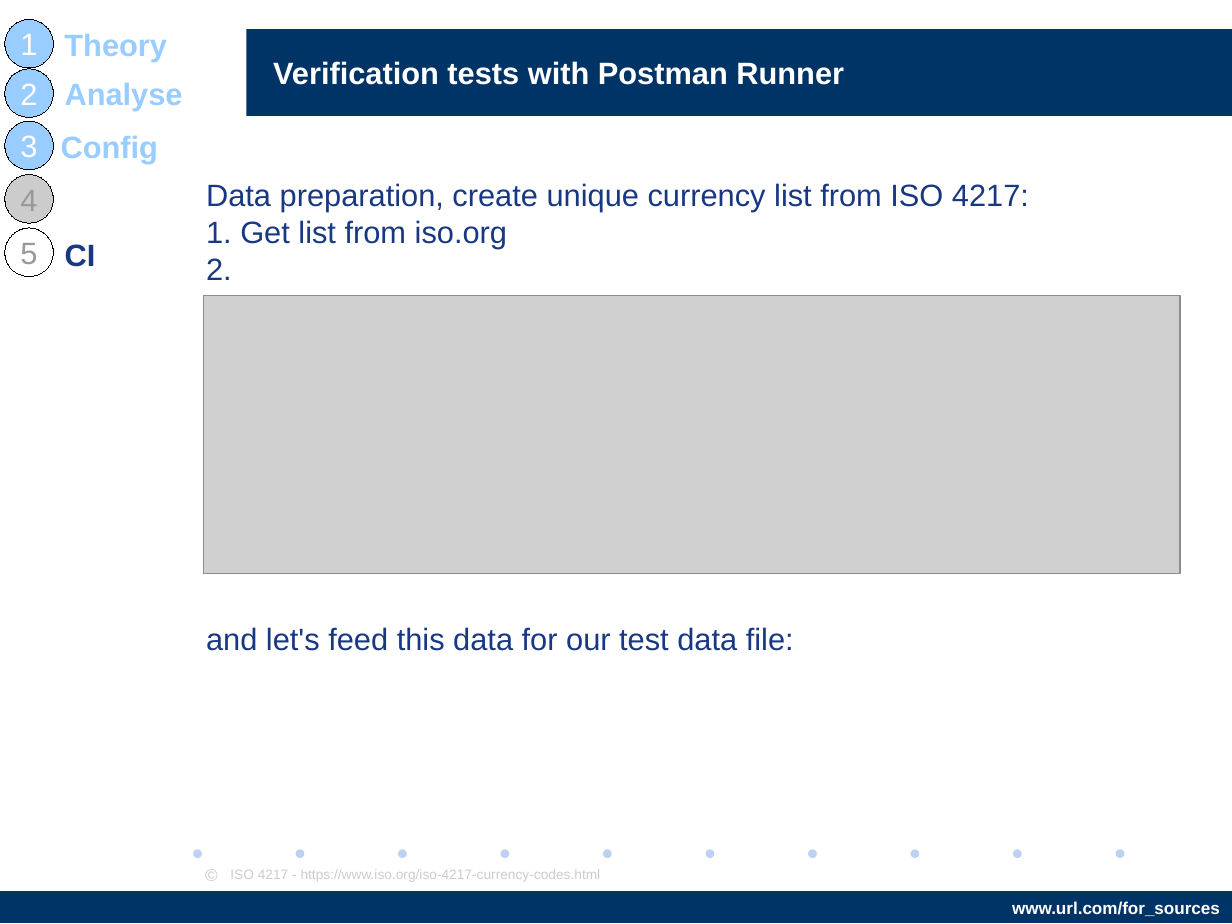
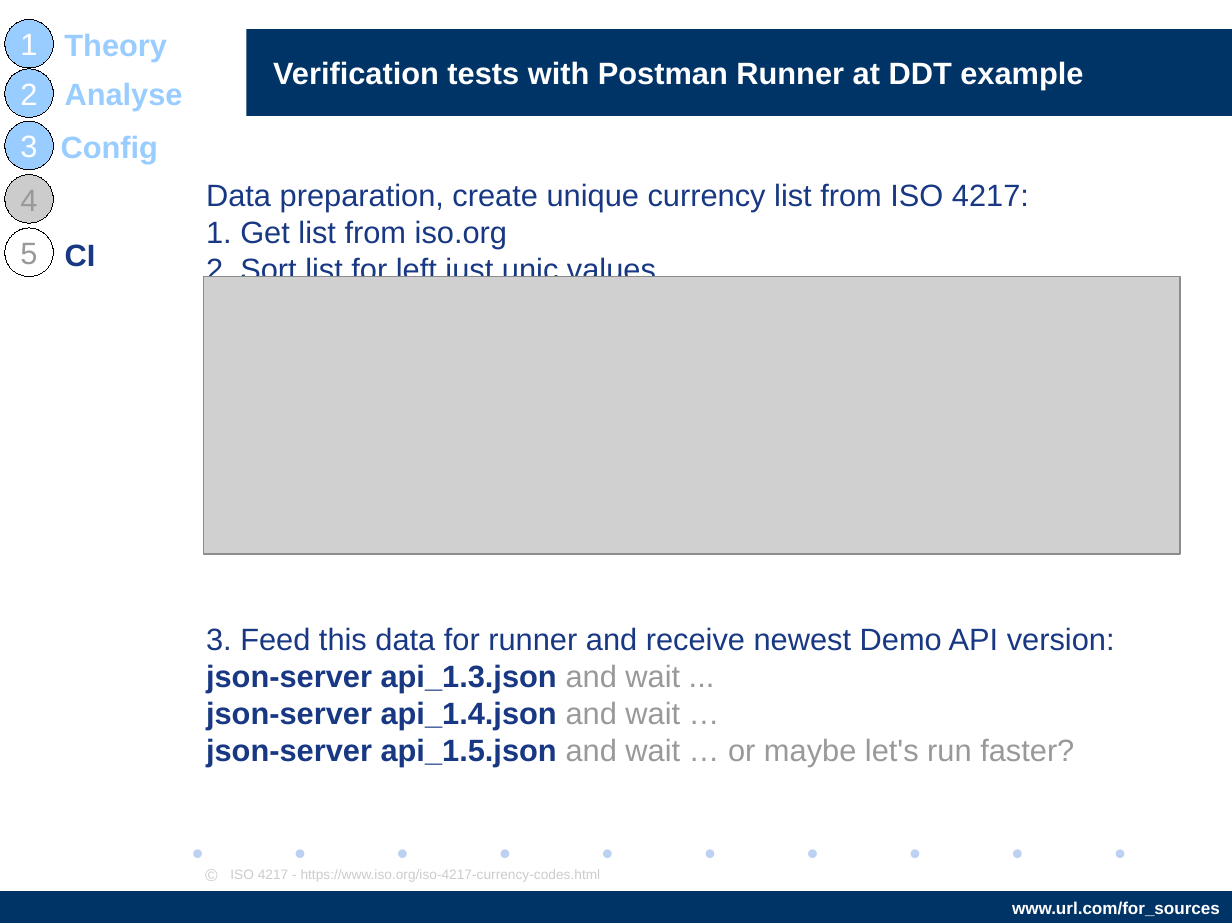
Before and after one commit to AndriiStepura/letslearnapitesting, a slide deck: slide 28 of StartTestingApiWithPostman.odp (slide 26 before the commit). Drawn at 1232x924 pixels with LibreOffice and Linux fonts; fonts in the diff are those of the drawing; grey boxes stand for pictures; background and template pictures are left out. Boxes give left, top, right and bottom in pixels: in the first picture for what was removed or moved away, otherwise in the second. Text is boxed around its words. In the diff, an @@ line names an element or a change of style, - is before the commit and + after.

```diff
--- a/StartTestingApiWithPostman.odp
+++ b/StartTestingApiWithPostman.odp
@@ title at [273, 61, 1083, 90]: text changed @@
-Verification tests with Postman Runner
+Verification tests with Postman Runner at DDT example
@@ text at [206, 183, 1115, 766]: text changed @@
-Data preparation, create unique currency list from ISO 4217:
-1. Get list from iso.org
-2.
-and let's feed this data for our test data file:
+Data preparation, create unique currency list from ISO 4217:
+1. Get list from iso.org
+2. Sort list for left just unic values
+3. Feed this data for runner and receive newest Demo API version:
+json-server api_1.3.json and wait ...
+json-server api_1.4.json and wait …
+json-server api_1.5.json and wait … or maybe let's run faster?
@@ picture: place and size @@
-picture at [203, 296, 1179, 573]
+picture at [203, 276, 1179, 553]
```
Also in this commit, not shown: 8 other slides changed, 2 slides added, 1 slide removed.
